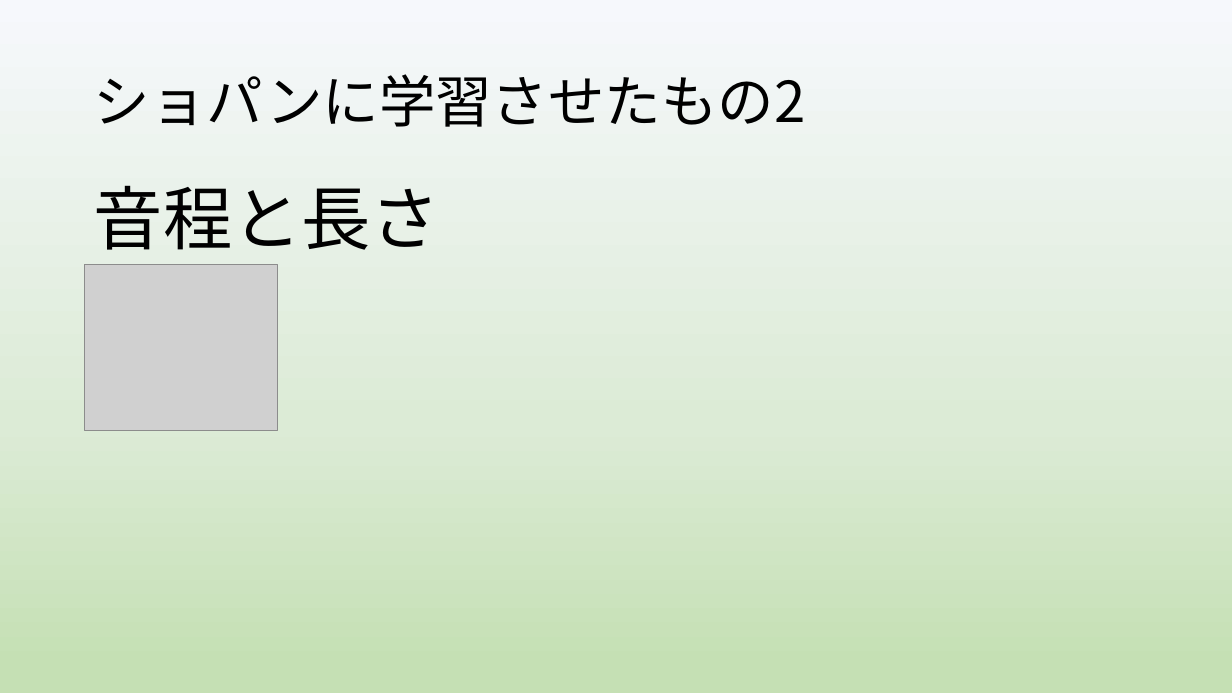
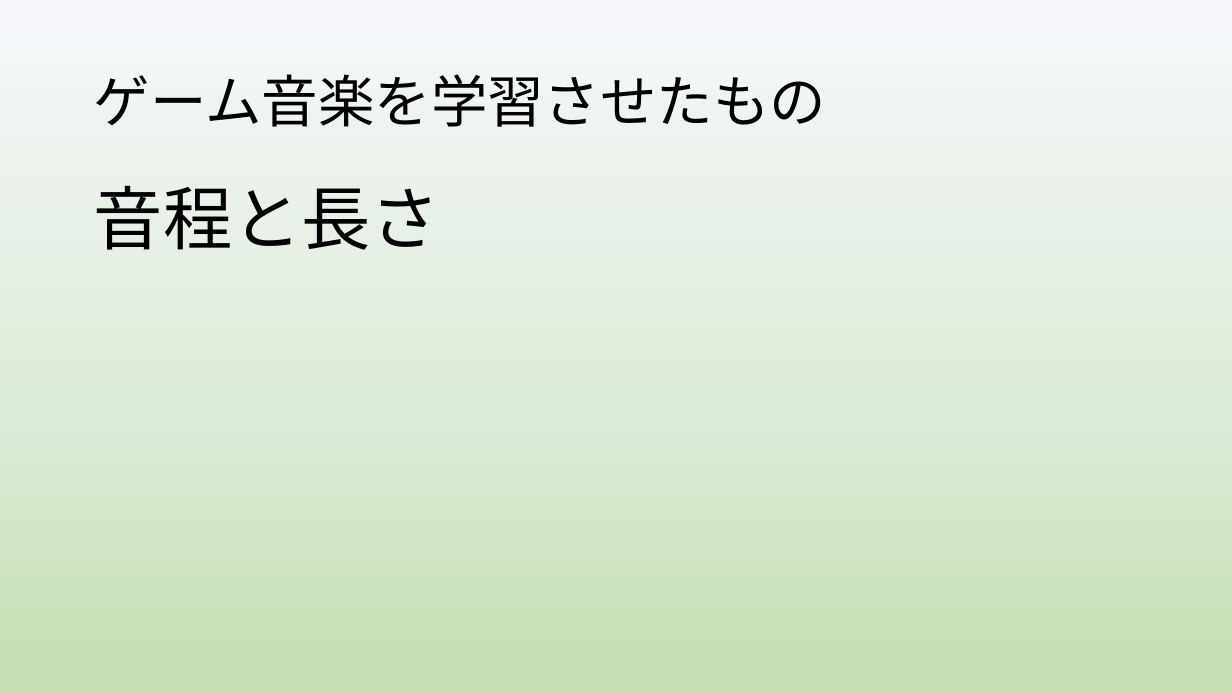
Before and after one commit to yoshitake266/bitComposer_prj, a slide deck: slide 8 of presentation/bit Composer2.pptx. Drawn at 1232x693 pixels with LibreOffice and Linux fonts; fonts in the diff are those of the drawing; grey boxes stand for pictures. Boxes give left, top, right and bottom in pixels: in the first picture for what was removed or moved away, otherwise in the second. Text is boxed around its words. In the diff, an @@ line names an element or a change of style, - is before the commit and + after.

```diff
--- a/presentation/bit Composer2.pptx
+++ b/presentation/bit Composer2.pptx
@@ title at (94, 74, 826, 127): text changed @@
-ショパンに学習させたもの2
+ゲーム音楽を学習させたもの
@@ picture removed at (85, 264, 278, 431) @@
```
Also in this commit, not shown: 1 other slide changed.
